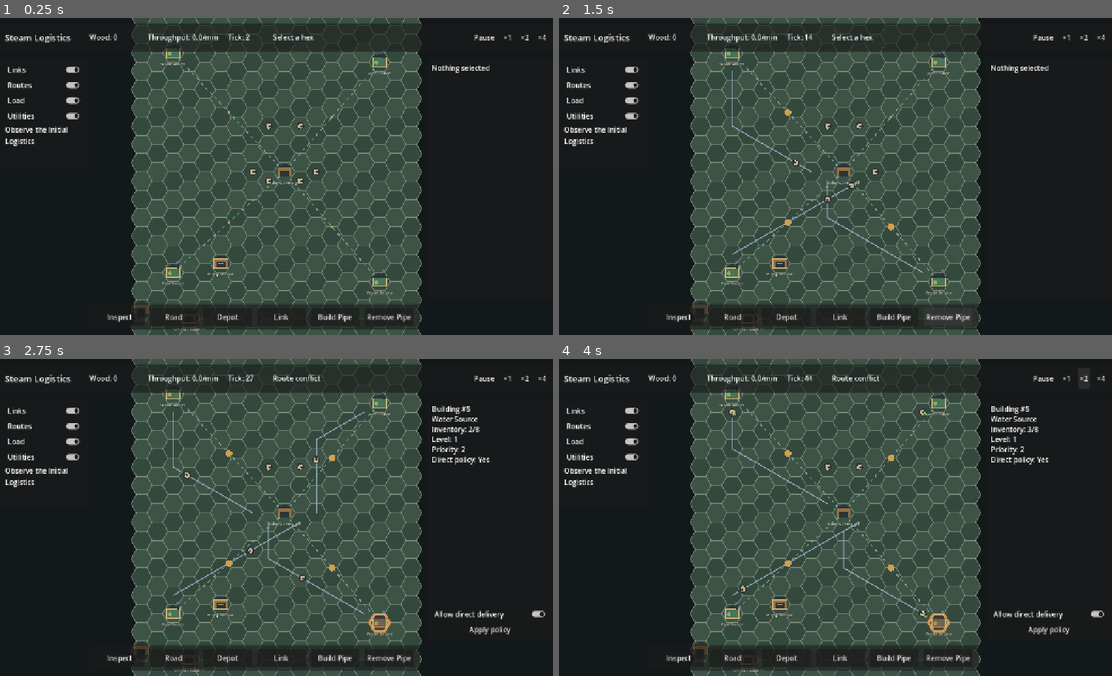
Above: before the commit, frames 1-4 (two rows, left to right).
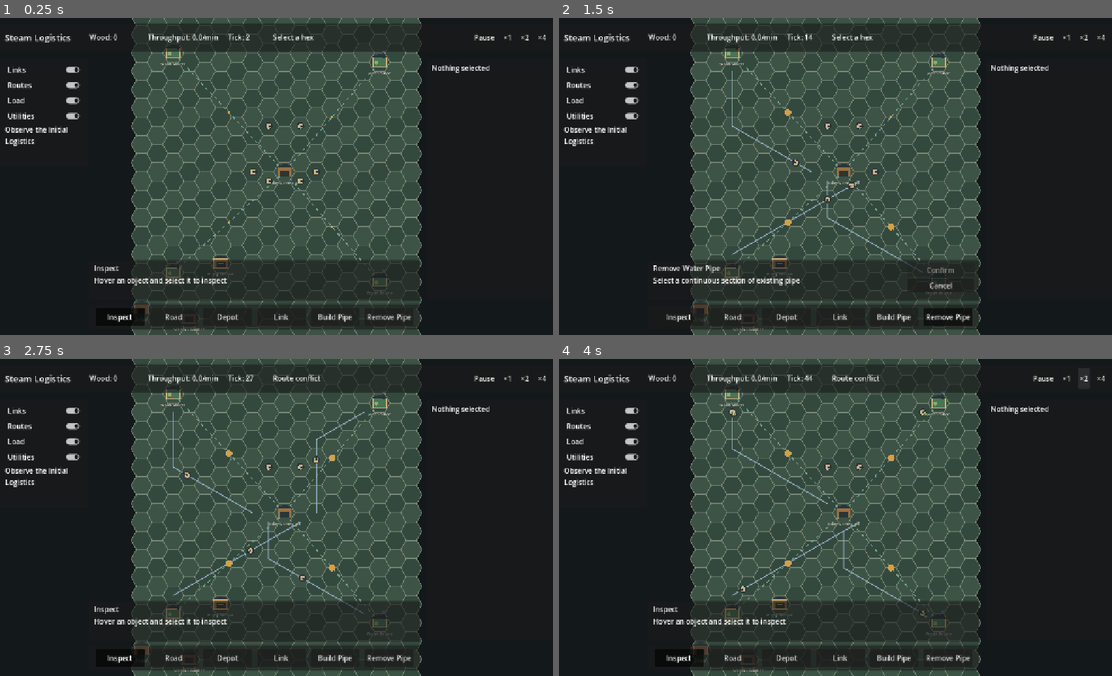
Above: after the commit, the same moments.

Repository: igolebe7-lab/steampunk
Game: Godot game, scene res://scenes/main.tscn
The game is run twice, just before and just after one commit, with the same random seed, the same clock (stepped at 60 frames per second) and the same inputs.
Inputs (mouse positions are in pixels of both pictures, inside the frame that each line leads up to):
- Up to frame 1 (0.25 s): no input
- Up to frame 2 (1.5 s): click "Build Pipe" at 0.5 s; click "Remove Pipe" at 1.25 s
- Up to frame 3 (2.75 s): click (381, 625) at 2 s, where only the run after the commit has a clickable "Cancel"
- Up to frame 4 (4 s): click "×1" at 2.75 s; click "×2" at 3.5 s

The runs differ from the first frame. In frame 1, 6.5% of the frame differs, in the area x 17-76%, y 76-96%; in frame 2, 6.9%; in frame 3, 7.4%, in the area x 17-99%, y 14-96%; in frame 4, 7.4%.

Commit message:
feat: добавить постоянные контекстные подсказки

Diff:
--- a/localization/game.csv
+++ b/localization/game.csv
@@ -123,9 +123,40 @@
 ui.layer.utilities,Инженерные сети,Utilities
 ui.tool.pipe_build,Провести трубу,Build Pipe
 ui.tool.pipe_remove,Разобрать трубу,Remove Pipe
-ui.status.tool.pipe_build,Выберите путь от насосной к котлу; нажмите кнопку повторно для строительства,Select a path from pump to boiler; press the button again to build
-ui.status.tool.pipe_remove,Выберите связный участок трубы; нажмите кнопку повторно для разбора,Select a connected pipe section; press the button again to remove
+ui.status.tool.pipe_build,Выберите путь от насосной к котлу,Select a path from pump to boiler
+ui.status.tool.pipe_remove,Выберите связный участок трубы,Select a connected pipe section
 ui.status.tool.pipe_preview,"Сегментов: {segments}; стоимость: {cost} железа","Segments: {segments}; cost: {cost} iron"
+ui.mode.inspect,Осмотр,Inspect
+ui.mode.road,Строительство дороги,Road Construction
+ui.mode.depot,Строительство склада,Depot Construction
+ui.mode.link_origin,Создание связи,Create Link
+ui.mode.link_destination,Создание связи,Create Link
+ui.mode.pipe_build,Водопровод,Water Pipe
+ui.mode.pipe_remove,Разбор водопровода,Remove Water Pipe
+ui.hint.inspect,Наведите на объект и выберите его для осмотра,Hover an object and select it to inspect
+ui.hint.road,Наведите на клетку: подсветка покажет будущий стык дороги,Hover a cell: the highlight shows the future road connection
+ui.hint.depot,Выберите свободную клетку рядом с существующей дорогой,Select a free cell next to an existing road
+ui.hint.link_origin,Выберите здание-источник из подсвеченных целей,Select a source building from the highlighted targets
+ui.hint.link_destination,Выберите совместимое здание назначения,Select a compatible destination building
+ui.hint.pipe_build,Выбирайте соседние свободные клетки; начало и конец сети подсвечены,Select adjacent free cells; network start and end points are highlighted
+ui.hint.pipe_remove,Выберите непрерывный участок существующей трубы,Select a continuous section of existing pipe
+ui.action.confirm,Подтвердить,Confirm
+ui.action.confirm_cost,Подтвердить ({cost}),Confirm ({cost})
+ui.action.cancel,Отмена,Cancel
+ui.target.hover,Под курсором: {kind},Under cursor: {kind}
+ui.target.valid,Допустимая цель: {kind},Valid target: {kind}
+ui.target.invalid,Недоступно: {reason},Unavailable: {reason}
+ui.target_kind.hex,клетка,cell
+ui.target_kind.building,здание,building
+ui.target_kind.worker,работник,worker
+ui.target_kind.link,логистическая связь,logistics link
+ui.target_kind.utility_segment,сегмент трубы,pipe segment
+ui.tooltip.inspect,Осмотреть объект (1),Inspect object (1)
+ui.tooltip.road,Построить или улучшить дорогу (2),Build or upgrade road (2)
+ui.tooltip.depot,Поставить перевалочный склад (3),Place transfer depot (3)
+ui.tooltip.link_origin,Создать логистическую связь (4),Create logistics link (4)
+ui.tooltip.pipe_build,Проложить водопровод (5),Build water pipe (5)
+ui.tooltip.pipe_remove,Разобрать водопровод (6),Remove water pipe (6)
 phase.inactive,Сценарий не активен,Scenario inactive
 phase.observation,Наблюдение за исходной логистикой,Observe the Initial Logistics
 phase.site_preparation,Подготовка промышленной площадки,Prepare the Industrial Site
--- a/scenes/main.tscn
+++ b/scenes/main.tscn
@@ -293,6 +293,56 @@
 layout_mode = 2
 text = "ui.tool.pipe_remove"
 
+[node name="ContextPanel" type="PanelContainer" parent="UI"]
+offset_left = 214.0
+offset_top = 550.0
+offset_right = 966.0
+offset_bottom = 642.0
+
+[node name="Margin" type="MarginContainer" parent="UI/ContextPanel"]
+layout_mode = 2
+theme_override_constants/margin_left = 12
+theme_override_constants/margin_top = 7
+theme_override_constants/margin_right = 12
+theme_override_constants/margin_bottom = 7
+
+[node name="HBox" type="HBoxContainer" parent="UI/ContextPanel/Margin"]
+layout_mode = 2
+theme_override_constants/separation = 12
+
+[node name="Copy" type="VBoxContainer" parent="UI/ContextPanel/Margin/HBox"]
+custom_minimum_size = Vector2(540, 0)
+layout_mode = 2
+size_flags_horizontal = 3
+
+[node name="Title" type="Label" parent="UI/ContextPanel/Margin/HBox/Copy"]
+layout_mode = 2
+theme_override_font_sizes/font_size = 16
+text = "ui.mode.inspect"
+
+[node name="Hint" type="Label" parent="UI/ContextPanel/Margin/HBox/Copy"]
+layout_mode = 2
+autowrap_mode = 2
+text = "ui.hint.inspect"
+
+[node name="Target" type="Label" parent="UI/ContextPanel/Margin/HBox/Copy"]
+layout_mode = 2
+text = ""
+
+[node name="Actions" type="VBoxContainer" parent="UI/ContextPanel/Margin/HBox"]
+custom_minimum_size = Vector2(150, 0)
+layout_mode = 2
+
+[node name="Confirm" type="Button" parent="UI/ContextPanel/Margin/HBox/Actions"]
+visible = false
+layout_mode = 2
+text = "ui.action.confirm"
+
+[node name="Cancel" type="Button" parent="UI/ContextPanel/Margin/HBox/Actions"]
+visible = false
+layout_mode = 2
+text = "ui.action.cancel"
+
 [node name="ResultPanel" type="PanelContainer" parent="UI"]
 visible = false
 offset_left = 420.0
--- /dev/null
+++ b/src/app/interaction_panel_controller.gd
@@ -0,0 +1,99 @@
+class_name InteractionPanelController
+extends RefCounted
+
+signal confirm_requested
+signal cancel_requested
+
+var _title: Label
+var _hint: Label
+var _target: Label
+var _confirm: Button
+var _cancel: Button
+var _tool_buttons: Dictionary = {}
+
+
+func configure(
+    title: Label,
+    hint: Label,
+    target: Label,
+    confirm: Button,
+    cancel: Button,
+    tool_buttons: Dictionary
+) -> void:
+    _title = title
+    _hint = hint
+    _target = target
+    _confirm = confirm
+    _cancel = cancel
+    _tool_buttons = tool_buttons.duplicate()
+    if not _confirm.pressed.is_connected(_on_confirm_pressed):
+        _confirm.pressed.connect(_on_confirm_pressed)
+    if not _cancel.pressed.is_connected(_on_cancel_pressed):
+        _cancel.pressed.connect(_on_cancel_pressed)
+    for key: Variant in _tool_buttons.keys():
+        var button := _tool_buttons[key] as Button
+        if button == null:
+            continue
+        button.toggle_mode = true
+        button.tooltip_text = tr(_tooltip_key(key as StringName))
+
+
+func present(feedback: InteractionFeedbackState) -> void:
+    if feedback == null or _title == null:
+        return
+    _title.text = tr(StringName("ui.mode.%s" % feedback.mode))
+    _hint.text = tr(feedback.hint_key)
+    _target.text = _target_text(feedback)
+    var is_compound := feedback.mode in [
+        ToolController.PIPE_BUILD,
+        ToolController.PIPE_REMOVE,
+    ]
+    _confirm.visible = is_compound
+    _confirm.disabled = not feedback.can_confirm
+    _confirm.text = (
+        tr(&"ui.action.confirm_cost").format({"cost": feedback.cost})
+        if feedback.cost > 0
+        else tr(&"ui.action.confirm")
+    )
+    _cancel.visible = feedback.can_cancel
+    _cancel.text = tr(&"ui.action.cancel")
+    var active_mode := (
+        ToolController.LINK_ORIGIN
+        if feedback.mode == ToolController.LINK_DESTINATION
+        else feedback.mode
+    )
+    for key: Variant in _tool_buttons.keys():
+        var button := _tool_buttons[key] as Button
+        if button != null:
+            button.set_pressed_no_signal((key as StringName) == active_mode)
+
+
+func _target_text(feedback: InteractionFeedbackState) -> String:
+    if not feedback.reason_code.is_empty():
+        var reason_key := StringName("command.%s" % feedback.reason_code)
+        var localized := tr(reason_key)
+        return tr(&"ui.target.invalid").format({
+            "reason": tr(&"command.unknown") if localized == String(reason_key) else localized,
+        })
+    if feedback.hover_kind.is_empty():
+        return ""
+    var kind_key := StringName("ui.target_kind.%s" % feedback.hover_kind)
+    var kind := tr(kind_key)
+    var template := (
+        tr(&"ui.target.valid")
+        if feedback.target_state == InteractionFeedbackState.VALID
+        else tr(&"ui.target.hover")
+    )
+    return template.format({"kind": kind})
+
+
+func _tooltip_key(mode: StringName) -> StringName:
+    return StringName("ui.tooltip.%s" % mode)
+
+
+func _on_confirm_pressed() -> void:
+    confirm_requested.emit()
+
+
+func _on_cancel_pressed() -> void:
+    cancel_requested.emit()
--- a/src/app/main.gd
+++ b/src/app/main.gd
@@ -17,6 +17,7 @@
 var _selection_controller := SelectionController.new()
 var _tool_controller := ToolController.new()
 var _interaction_feedback_controller := InteractionFeedbackController.new()
+var _interaction_panel_controller := InteractionPanelController.new()
 var _result_panel_controller := ResultPanelController.new()
 var _playtest_recorder: PlaytestRecorder
 var _playtest_storage: PlaytestStorage
@@ -67,6 +68,21 @@
         $UI/ResultPanel/Margin/VBox/Title,
         $UI/ResultPanel/Margin/VBox/Metrics,
         $UI/ResultPanel/Margin/VBox/Continue
+    )
+    _interaction_panel_controller.configure(
+        $UI/ContextPanel/Margin/HBox/Copy/Title,
+        $UI/ContextPanel/Margin/HBox/Copy/Hint,
+        $UI/ContextPanel/Margin/HBox/Copy/Target,
+        $UI/ContextPanel/Margin/HBox/Actions/Confirm,
+        $UI/ContextPanel/Margin/HBox/Actions/Cancel,
+        {
+            ToolController.INSPECT: $UI/BottomBar/Margin/Tools/Inspect,
+            ToolController.ROAD: $UI/BottomBar/Margin/Tools/Road,
+            ToolController.DEPOT: $UI/BottomBar/Margin/Tools/Depot,
+            ToolController.LINK_ORIGIN: $UI/BottomBar/Margin/Tools/Link,
+            ToolController.PIPE_BUILD: $UI/BottomBar/Margin/Tools/PipeBuild,
+            ToolController.PIPE_REMOVE: $UI/BottomBar/Margin/Tools/PipeRemove,
+        }
     )
     _connect_ui()
     _configure_playtest_from_args()
@@ -135,6 +151,8 @@
     _tool_controller.mode_changed.connect(
         func(_mode: StringName) -> void: _refresh_interaction_feedback()
     )
+    _interaction_panel_controller.confirm_requested.connect(_submit_pipe_preview)
+    _interaction_panel_controller.cancel_requested.connect(_cancel_active_tool)
 
 
 func _on_world_position_hovered(local_position: Vector2) -> void:
@@ -232,7 +250,6 @@
 
 func _begin_pipe_build() -> void:
     if _tool_controller.mode == ToolController.PIPE_BUILD:
-        _submit_pipe_preview()
         return
     _tool_controller.begin_pipe_build()
     status_label.text = tr(&"ui.status.tool.pipe_build")
@@ -240,7 +257,6 @@
 
 func _begin_pipe_remove() -> void:
     if _tool_controller.mode == ToolController.PIPE_REMOVE:
-        _submit_pipe_preview()
         return
     _tool_controller.begin_pipe_remove()
     status_label.text = tr(&"ui.status.tool.pipe_remove")
@@ -270,6 +286,7 @@
         _selection_controller.selected_coord
     )
     interaction_overlay_view.present(feedback)
+    _interaction_panel_controller.present(feedback)
     var road_preview: Array[HexCoord] = []
     var pipe_preview: Array[HexCoord] = []
     if feedback.mode == ToolController.ROAD:
@@ -280,6 +297,12 @@
     logistics_world_view.get_utility_network_view().set_pipe_preview(pipe_preview)
 
 
+func _cancel_active_tool() -> void:
+    _tool_controller.cancel()
+    status_label.text = tr(&"ui.status.tool.inspect")
+    _refresh_interaction_feedback()
+
+
 func _apply_link_settings() -> void:
     if _inspector_controller.selected_kind != &"link":
         return
@@ -342,10 +365,12 @@
         KEY_4: _begin_link()
         KEY_5: _begin_pipe_build()
         KEY_6: _begin_pipe_remove()
+        KEY_ENTER, KEY_KP_ENTER:
+            if _tool_controller.mode in [ToolController.PIPE_BUILD, ToolController.PIPE_REMOVE]:
+                _submit_pipe_preview()
         KEY_SPACE: _on_pause_pressed()
         KEY_ESCAPE:
-            _tool_controller.cancel()
-            status_label.text = tr(&"ui.status.tool.inspect")
+            _cancel_active_tool()
 
 
 func _exit_tree() -> void:
--- a/tests/integration/test_project_configuration.gd
+++ b/tests/integration/test_project_configuration.gd
@@ -12,6 +12,13 @@
     "building.boiler.name",
     "building.steam_hammer.name",
     "building.wood_source.name",
+    "ui.mode.inspect",
+    "ui.mode.pipe_build",
+    "ui.hint.inspect",
+    "ui.hint.pipe_build",
+    "ui.action.confirm_cost",
+    "ui.action.cancel",
+    "ui.tooltip.pipe_build",
 ]
 
 func run() -> Array[String]:
--- /dev/null
+++ b/tests/unit/test_interaction_panel_controller.gd
@@ -0,0 +1,62 @@
+extends TestCase
+
+
+func run() -> Array[String]:
+    TranslationServer.set_locale("ru")
+    var title := Label.new()
+    var hint := Label.new()
+    var target := Label.new()
+    var confirm := Button.new()
+    var cancel := Button.new()
+    var inspect := Button.new()
+    var pipe := Button.new()
+    var controller := InteractionPanelController.new()
+    controller.configure(title, hint, target, confirm, cancel, {
+        ToolController.INSPECT: inspect,
+        ToolController.PIPE_BUILD: pipe,
+    })
+    var feedback := InteractionFeedbackState.new()
+    feedback.mode = ToolController.PIPE_BUILD
+    feedback.hint_key = &"ui.hint.pipe_build"
+    feedback.target_state = InteractionFeedbackState.INVALID
+    feedback.reason_code = &"cell_occupied"
+    feedback.cost = 2
+    feedback.can_confirm = false
+    feedback.can_cancel = true
+
+    controller.present(feedback)
+
+    assert_eq(title.text, "Водопровод", "панель локализует название активного режима")
+    assert_true(hint.text.contains("соседн"), "подсказка объясняет управление трубой")
+    assert_true(target.text.contains("занята"), "панель показывает локализованную причину недопустимости")
+    assert_true(confirm.visible, "подтверждение видно для составного инструмента")
+    assert_true(confirm.disabled, "неполный маршрут нельзя подтвердить")
+    assert_true(cancel.visible, "активный инструмент можно явно отменить")
+    assert_true(pipe.button_pressed, "кнопка активного инструмента остаётся нажатой")
+    assert_true(not inspect.button_pressed, "неактивный инструмент не выглядит выбранным")
+
+    feedback.target_state = InteractionFeedbackState.VALID
+    feedback.reason_code = &""
+    feedback.can_confirm = true
+    controller.present(feedback)
+    assert_true(not confirm.disabled, "полный маршрут разрешает подтверждение")
+    assert_true(confirm.text.contains("2"), "кнопка подтверждения показывает стоимость")
+
+    feedback.mode = ToolController.INSPECT
+    feedback.hint_key = &"ui.hint.inspect"
+    feedback.can_confirm = false
+    feedback.can_cancel = false
+    feedback.cost = 0
+    controller.present(feedback)
+    assert_true(not confirm.visible, "осмотр скрывает подтверждение")
+    assert_true(not cancel.visible, "осмотр скрывает отмену")
+    assert_true(inspect.button_pressed, "режим осмотра отображается активным")
+
+    title.free()
+    hint.free()
+    target.free()
+    confirm.free()
+    cancel.free()
+    inspect.free()
+    pipe.free()
+    return finish()
Binary file changed: localization/game.en.translation
Binary file changed: localization/game.ru.translation
Not shown, added: src/app/interaction_panel_controller.gd.uid
Not shown, added: tests/unit/test_interaction_panel_controller.gd.uid
